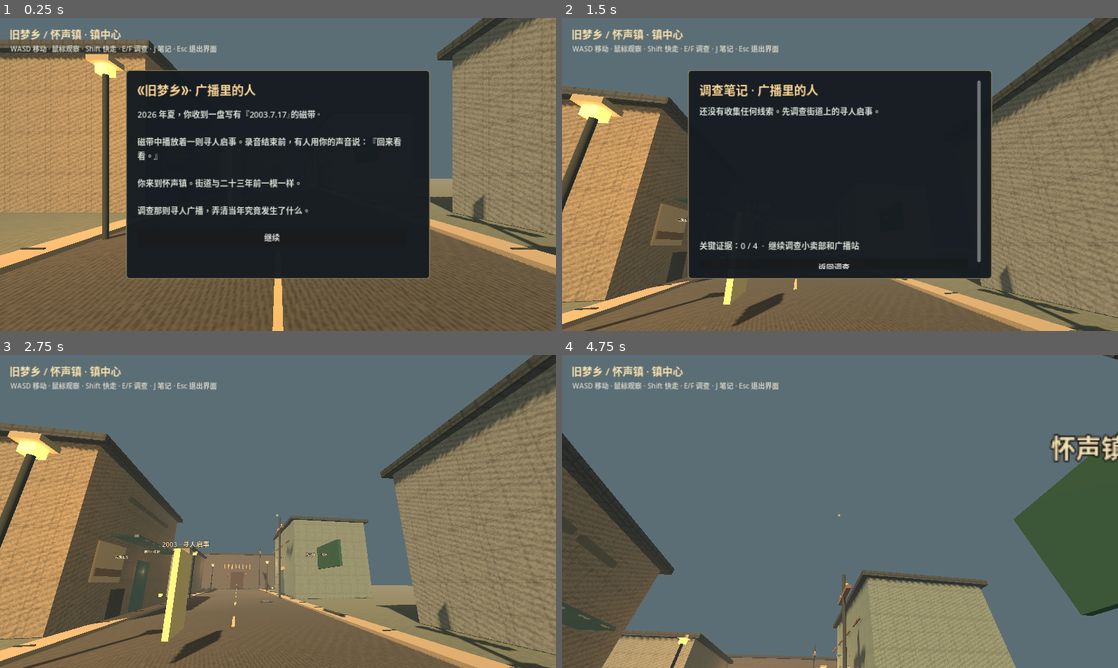
Above: before the commit, frames 1-4 (two rows, left to right).
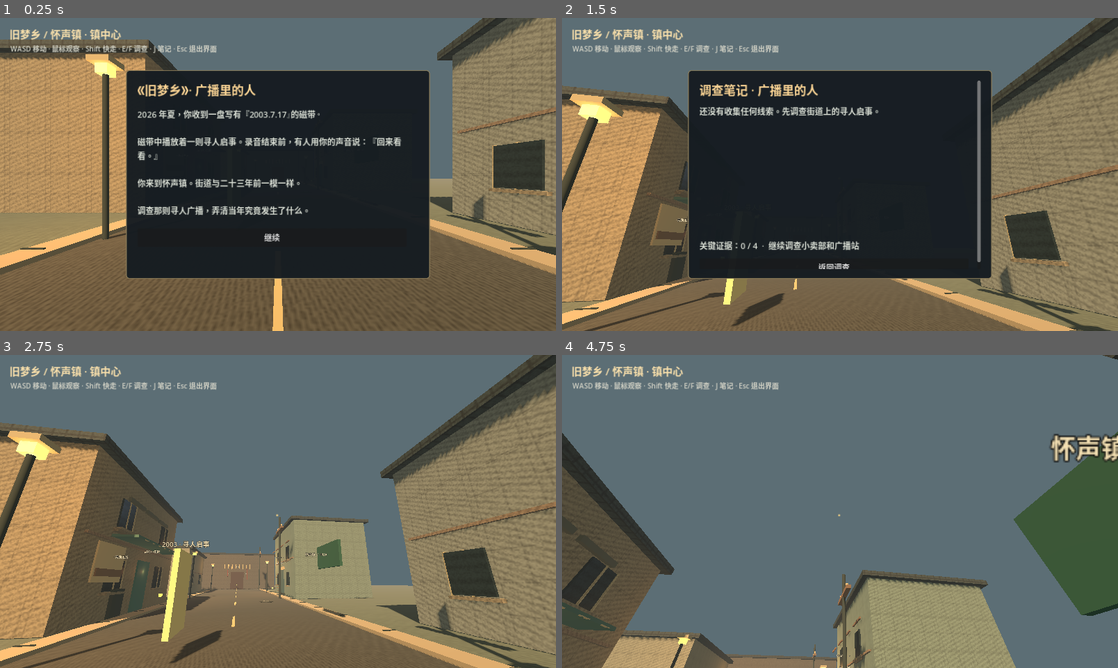
Above: after the commit, the same moments.

Repository: AureliusWu/Game2
Game: Godot game, scene res://scenes/main.tscn
Two runs of this game, one before a commit and one after it. Both use one fixed random seed, a clock stepped at 60 frames per second and the inputs below.
Inputs (mouse positions are in pixels of both pictures, inside the frame that each line leads up to):
- Up to frame 1 (0.25 s): no input
- Up to frame 2 (1.5 s): click "继续" at 0.5 s; tap Enter at 1.25 s; move the mouse to (867, 174) at 1.27 s; hold W from 1.28 s (still down); tap J at 1.35 s
- Up to frame 3 (2.75 s): release W at 2 s; click "返回调查" at 2 s
- Up to frame 4 (4.75 s): tap Space at 2.75 s; move the mouse to (812, 511) at 2.77 s; hold W from 2.78 s (still down); tap E at 2.85 s; move the mouse to (851, 505) at 3.52 s; tap F at 3.6 s; move the mouse to (834, 517) at 4.27 s; tap Shift at 4.35 s

The runs differ from the first frame. In frame 1, 1.6% of the frame differs, in the area x 82-100%, y 28-58%; in frame 2, 1.7%; in frame 3, 2.1%, in the area x 15-100%, y 45-80%; in frame 4, 1.0%.

Commit message:
feat: modular street-facing windows, sills and weathered facade bands

Diff:
--- a/scripts/world.gd
+++ b/scripts/world.gd
@@ -97,10 +97,31 @@
 func _building(pos: Vector3, size: Vector3, wall: Color, roof: Color) -> void:
     _box(pos, size, wall, true, false, "plaster")
     _box(pos + Vector3(0, size.y * 0.5 + 0.15, 0), Vector3(size.x + 0.7, 0.30, size.z + 0.7), roof, false, false, "tile")
-    for i in range(2):
-        var offset: float = -size.z * 0.24 + float(i) * size.z * 0.48
-        _box(pos + Vector3(0, 0.8, offset), Vector3(0.035, 1.15, 1.25), Color(0.22, 0.33, 0.34))
-        _box(pos + Vector3(0.04, 0.8, offset), Vector3(0.05, 0.06, 1.30), Color(0.67, 0.65, 0.53))
+    # Modular street-facing windows. Old code placed these inside building solids.
+    var near_street_x: float = pos.x + (size.x * 0.5 + 0.07) * (1.0 if pos.x < 0.0 else -1.0)
+    var levels: int = maxi(1, int(size.y / 3.1))
+    for floor_index in range(levels):
+        var y: float = 1.75 + float(floor_index) * 2.65
+        if y + 0.8 > size.y:
+            continue
+        for i in range(2):
+            var offset: float = -size.z * 0.24 + float(i) * size.z * 0.48
+            var z: float = pos.z + offset
+            _box(Vector3(near_street_x, y, z), Vector3(0.08, 1.3, 1.25),
+                Color(0.23, 0.31, 0.33), false, false, "metal")
+            _box(Vector3(near_street_x + 0.02, y, z), Vector3(0.10, 1.36, 0.075),
+                Color(0.69, 0.64, 0.50), false, false, "wood")
+            _box(Vector3(near_street_x + 0.02, y, z - 0.64), Vector3(0.10, 1.36, 0.075),
+                Color(0.69, 0.64, 0.50), false, false, "wood")
+            _box(Vector3(near_street_x + 0.09, y - 0.73, z),
+                Vector3(0.32, 0.10, 1.50), Color(0.55, 0.51, 0.42), false, false, "concrete")
+            if floor_index > 0:
+                _box(Vector3(near_street_x + 0.12, y - 0.85, z),
+                    Vector3(0.25, 0.12, 1.85), Color(0.50, 0.46, 0.38), false, false, "concrete")
+    # A few restrained facade bands break up single-block silhouettes.
+    if absf(pos.x) > 1.0:
+        _box(Vector3(near_street_x, size.y * 0.5, pos.z),
+            Vector3(0.12, 0.10, size.z * 0.92), Color(0.55, 0.48, 0.40), false, false, "concrete")
 
 func _lamp_post(pos: Vector3) -> void:
     _cylinder(pos + Vector3(0, 2.05, 0), 0.065, 4.1, Color(0.22, 0.25, 0.23))
